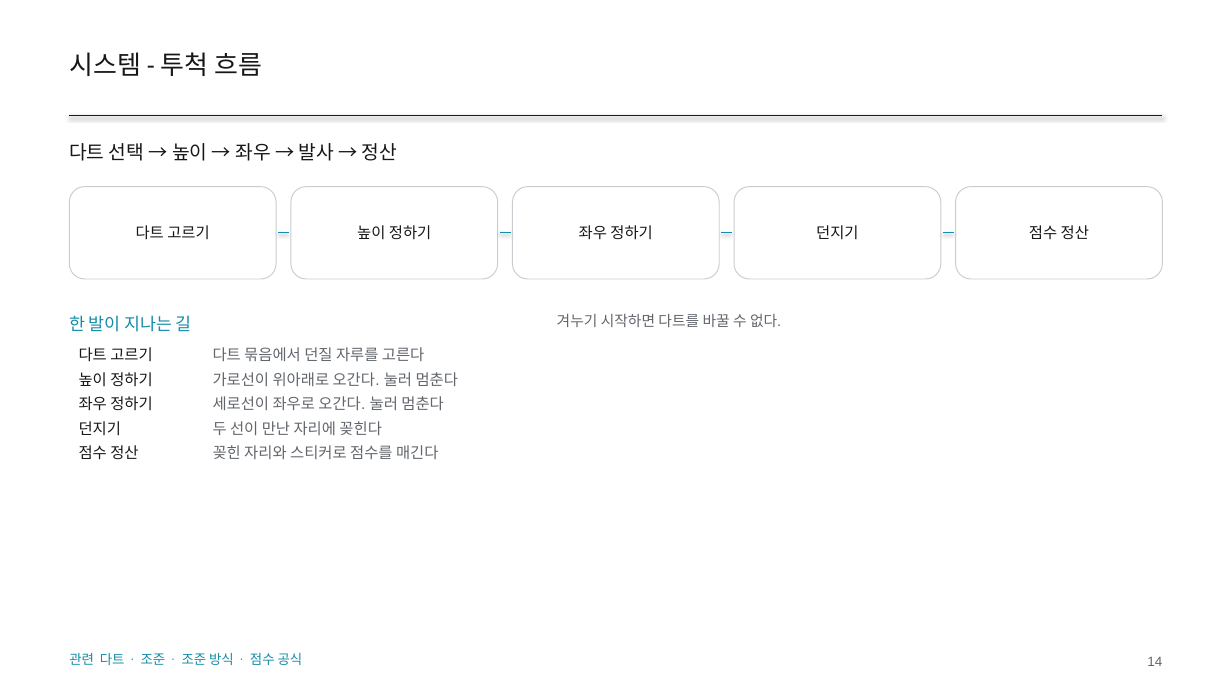
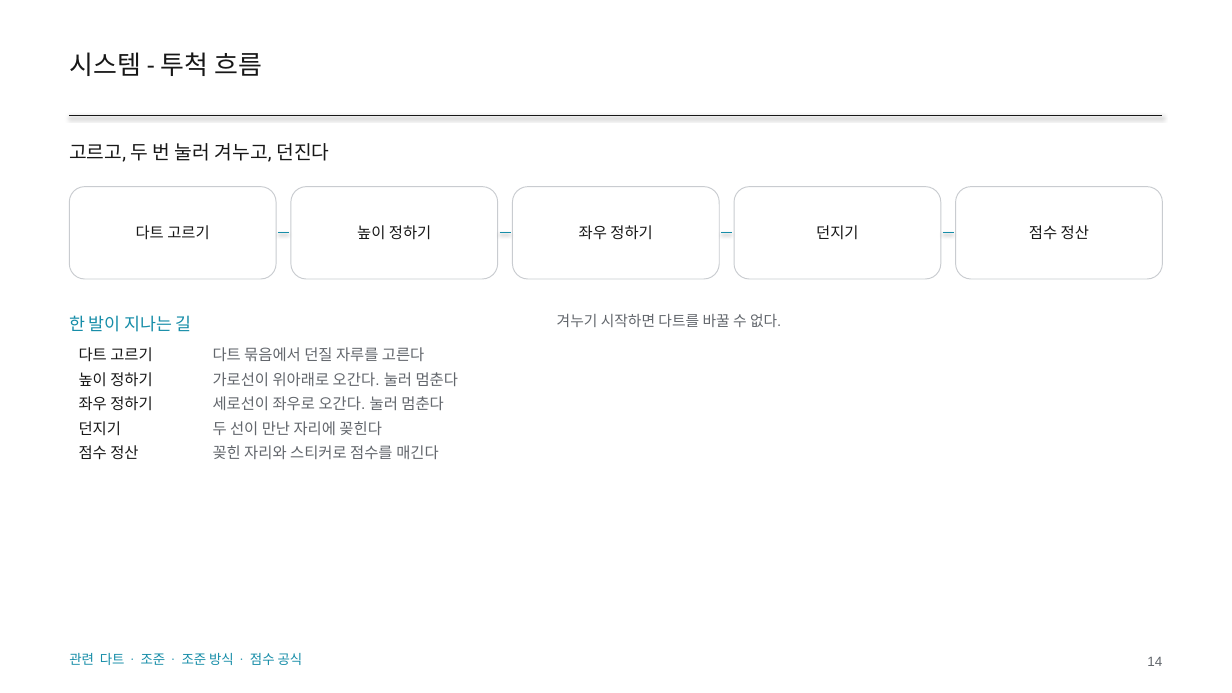
Before and after one commit to GGbong69/test-03, a slide deck: slide 14 of docs/HIGHTONE_기획서.pptx. Drawn at 1232x693 pixels with LibreOffice and Linux fonts; fonts in the diff are those of the drawing. Boxes give left, top, right and bottom in pixels: in the first picture for what was removed or moved away, otherwise in the second. Text is boxed around its words. In the diff, an @@ line names an element or a change of style, - is before the commit and + after.

```diff
--- a/docs/HIGHTONE_기획서.pptx
+++ b/docs/HIGHTONE_기획서.pptx
@@ text at bbox=[69, 143, 329, 162]: text changed @@
-다트 선택 → 높이 → 좌우 → 발사 → 정산
+고르고, 두 번 눌러 겨누고, 던진다
```
Also in this commit, not shown: 21 other slides changed, 2 other files.
